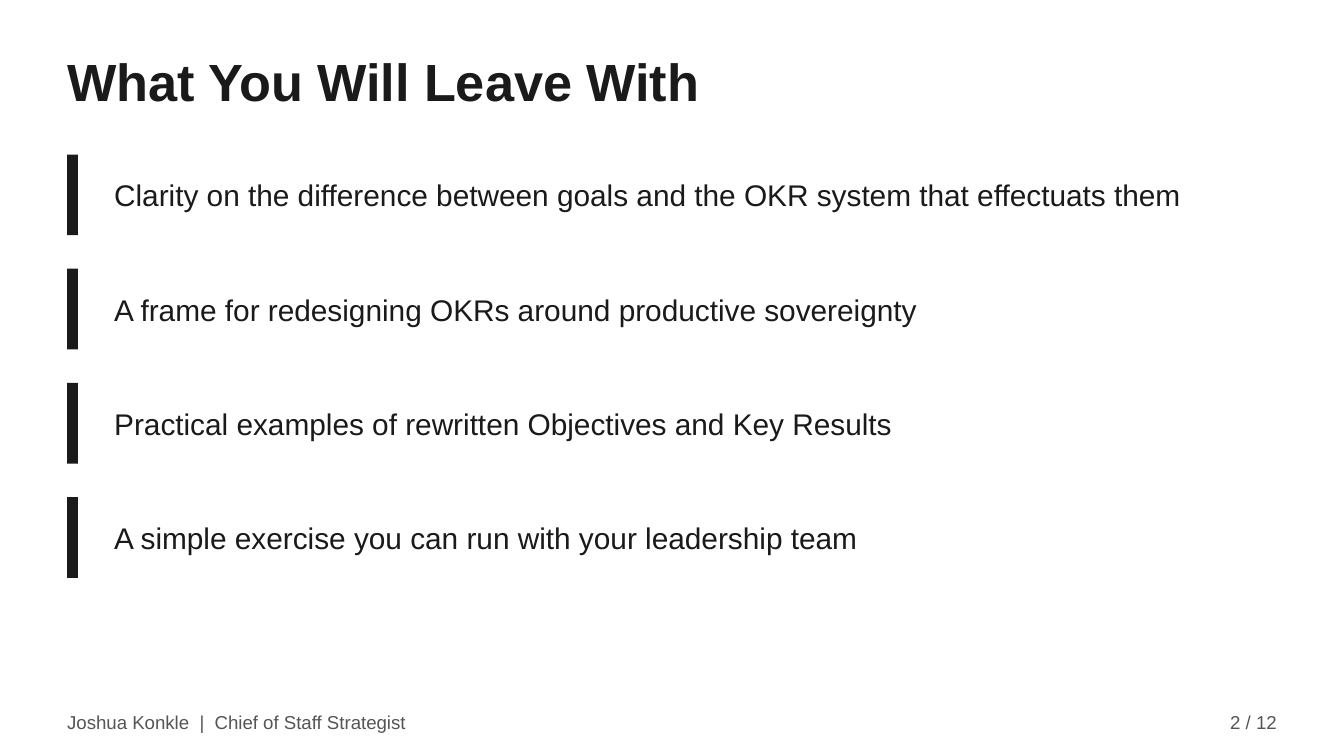
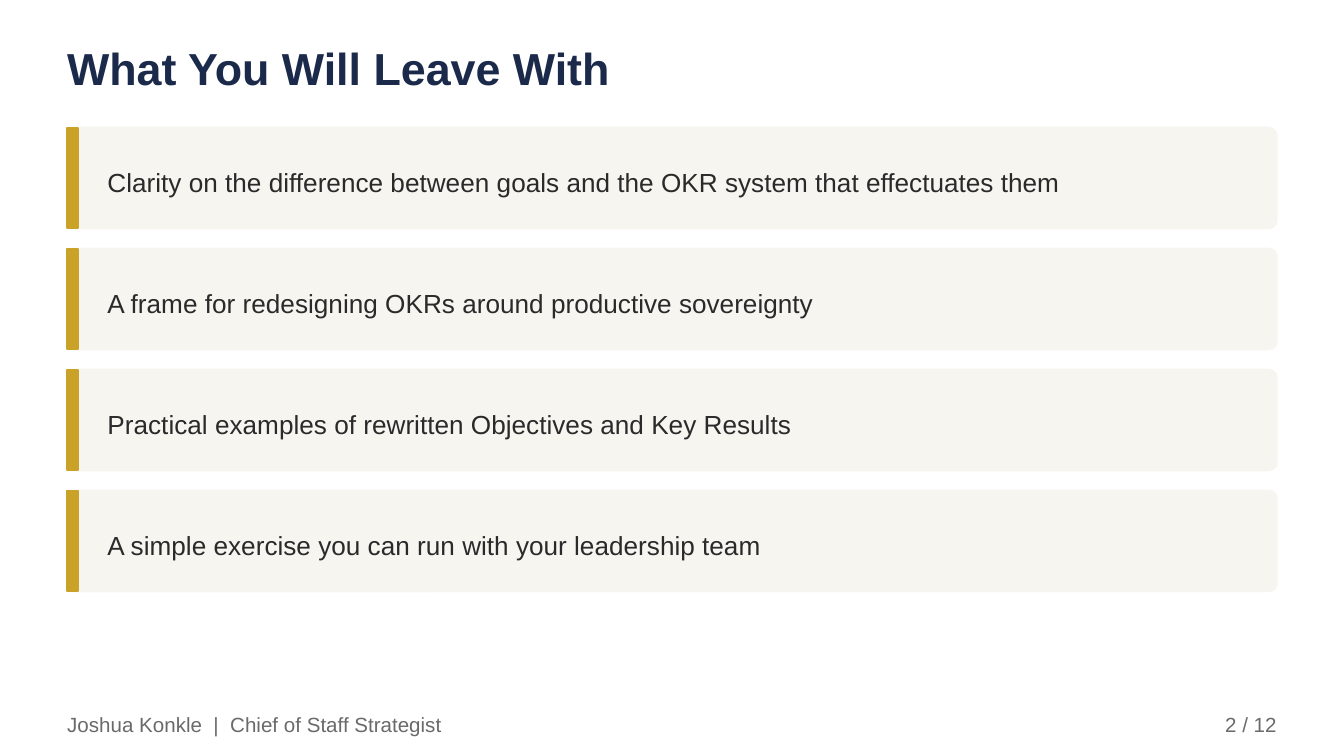
Before and after one commit to joshuakonkle/Hamilton-System, a slide deck: slide 2 of docs/webinar-resources/Module2-BMC-American-System-Hamiltonian-OKRs.pptx. Drawn at 1344x756 pixels with LibreOffice and Linux fonts; fonts in the diff are those of the drawing. Boxes give left, top, right and bottom in pixels: in the first picture for what was removed or moved away, otherwise in the second. Text is boxed around its words. In the diff, an @@ line names an element or a change of style, - is before the commit and + after.

```diff
--- a/docs/webinar-resources/Module2-BMC-American-System-Hamiltonian-OKRs.pptx
+++ b/docs/webinar-resources/Module2-BMC-American-System-Hamiltonian-OKRs.pptx
@@ rectangle added at (0, 0, 1344, 755), fill #FFFFFF, outline #FFFFFF 1 pt @@
@@ text "What You Will Leave With": place and size @@
-text "What You Will Leave With" at (67, 63, 700, 102)
+text "What You Will Leave With" at (67, 52, 610, 86)
@@ text "What You Will Leave With" at (67, 52, 610, 86): size 28 to 24 pt, text colour #1A1A1A to #1B2A4A @@
@@ rectangle: place and size @@
-rectangle at (67, 269, 78, 349)
+rectangle at (67, 128, 78, 228)
@@ rounded rectangle added at (67, 128, 1277, 228), fill #F7F5F0, outline #F7F5F0 1 pt @@
@@ rectangle removed at (67, 155, 78, 235) @@
@@ text at (107, 173, 1059, 198): text changed; size 16 to 14 pt; text colour #1A1A1A to #2A2A2A @@
-Clarity on the difference between goals and the OKR system that effectuats them
+Clarity on the difference between goals and the OKR system that effectuates them
@@ rounded rectangle added at (67, 249, 1277, 349), fill #F7F5F0, outline #F7F5F0 1 pt @@
@@ rectangle added at (67, 249, 78, 349), fill #C9A227, outline #C9A227 1 pt @@
@@ rectangle: place and size @@
-rectangle at (67, 383, 78, 464)
+rectangle at (67, 370, 78, 470)
@@ rounded rectangle added at (67, 370, 1277, 470), fill #F7F5F0, outline #F7F5F0 1 pt @@
@@ text "Practical examples of rewritten Objectives ...": place and size @@
-text "Practical examples of rewritten Objectives ..." at (114, 413, 891, 440)
+text "Practical examples of rewritten Objectives ..." at (107, 415, 791, 440)
@@ fill #1A1A1A to #C9A227; outline none to #C9A227 1 pt in 3 elements at (67, 128, 78, 228), (67, 370, 78, 470), (67, 491, 78, 591) @@
@@ rectangle: place and size @@
-rectangle at (67, 497, 78, 578)
+rectangle at (67, 491, 78, 591)
@@ rounded rectangle added at (67, 491, 1277, 591), fill #F7F5F0, outline #F7F5F0 1 pt @@
@@ size 16 to 14 pt, text colour #1A1A1A to #2A2A2A in 3 elements at (107, 415, 791, 440), (107, 294, 813, 319), (107, 536, 760, 561) @@
@@ text "A simple exercise you can ...": place and size @@
-text "A simple exercise you can ..." at (114, 527, 857, 554)
+text "A simple exercise you can ..." at (107, 536, 760, 561)
@@ text "Joshua Konkle | Chief of ..." at (67, 717, 441, 736): size 10 to 11 pt, text colour #555555 to #6A6A6A @@
@@ text "2 / 12" at (1225, 717, 1277, 732): size 10 to 11 pt, text colour #555555 to #6A6A6A @@
```
Also in this commit, not shown: 11 other slides changed, 9 other files.
